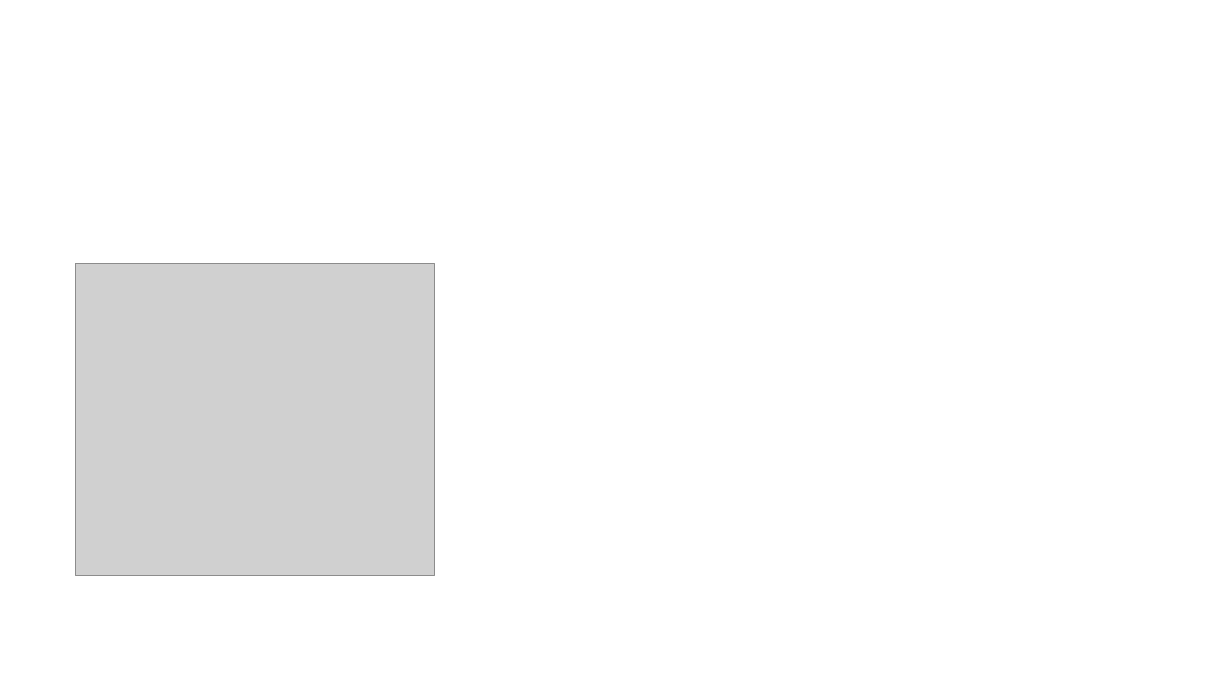
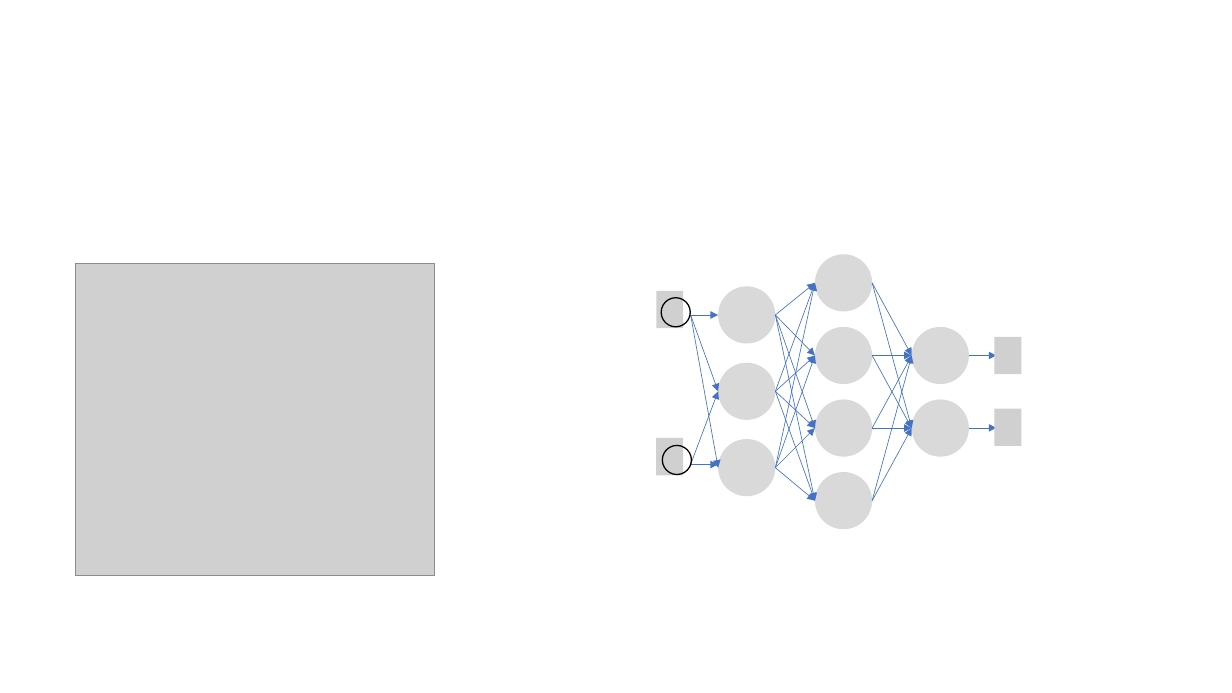
Before and after one commit to zz4fap/tp557-iot-ml, a slide deck: slide 36 of slides/TP557_7_Regressão_com_DNNs_parte_I.pptx. Drawn at 1232x693 pixels with LibreOffice and Linux fonts; fonts in the diff are those of the drawing; grey boxes stand for pictures. Boxes give left, top, right and bottom in pixels: in the first picture for what was removed or moved away, otherwise in the second. Text is boxed around its words. In the diff, an @@ line names an element or a change of style, - is before the commit and + after.

```diff
--- a/slides/TP557_7_Regressão_com_DNNs_parte_I.pptx
+++ b/slides/TP557_7_Regressão_com_DNNs_parte_I.pptx
@@ group added at box(656, 254, 1021, 530): 27 arrows, 11 ellipses, 4 pictures @@
```
Also in this commit, not shown: 4 other slides changed, 2 other files.
